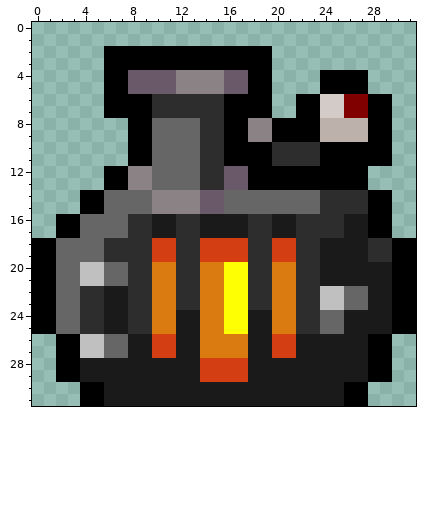
One commit to this pixel-art sprite: public/images/ui/inventory/inv_smelter.png. Above, as it was before the edit.
The file is 32x32 pixels. Colours within 5 levels of each other are drawn and written as one.
After:
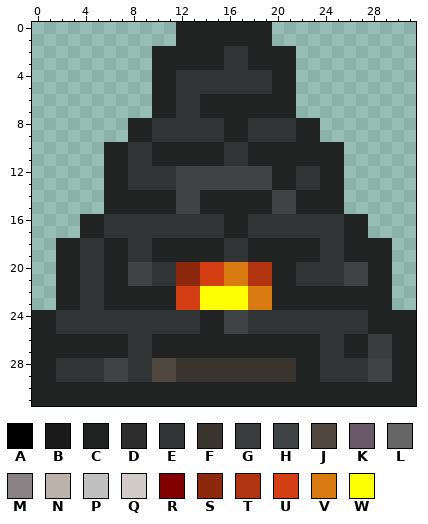
Palette (. is transparent): A #000000  B #1a1a1a  C #212222  D #2d2d2d  E #303434  F #39342e  G #3a3d3d  H #404343  J #50483f  K #6a5969  L #666666  M #8b8286  N #bdb1ab  P #c0c0c0  Q #d3cbc7  R #800000  S #8c290c  T #b0340f  U #d33e12  V #da7b12  W #ffff04
From old to new:
@@ x 0..31 @@
- 0 ................................
- 1 ................................
- 2 ......AAAAAAAAAAAAAA............
- 3 ......AAAAAAAAAAAAAA............
- 4 ......AAKKKKMMMMKKAA....AAAA....
- 5 ......AAKKKKMMMMKKAA....AAAA....
- 6 ......AAAADDDDDDAAAA..AAQQRRAA..
- 7 ......AAAADDDDDDAAAA..AAQQRRAA..
- 8 ........AALLLLDDAAMMAAAANNNNAA..
- 9 ........AALLLLDDAAMMAAAANNNNAA..
-10 ........AALLLLDDAAAADDDDAAAAAA..
-11 ........AALLLLDDAAAADDDDAAAAAA..
-12 ......AAMMLLLLDDKKAAAAAAAAAA....
-13 ......AAMMLLLLDDKKAAAAAAAAAA....
-14 ....AALLLLMMMMKKLLLLLLLLDDDDAA..
-15 ....AALLLLMMMMKKLLLLLLLLDDDDAA..
-16 ..AALLLLDDBBDDBBBBDDBBDDDDBBAA..
-17 ..AALLLLDDBBDDBBBBDDBBDDDDBBAA..
-18 AALLLLDDDDUUDDUUUUDDUUDDBBBBDDAA
-19 AALLLLDDDDUUDDUUUUDDUUDDBBBBDDAA
-20 AALLPPLLDDVVDDVVWWDDVVDDBBBBBBAA
-21 AALLPPLLDDVVDDVVWWDDVVDDBBBBBBAA
-22 AALLDDBBDDVVDDVVWWDDVVDDPPLLBBAA
-23 AALLDDBBDDVVDDVVWWDDVVDDPPLLBBAA
-24 AALLDDBBDDVVBBVVWWBBVVDDLLBBBBAA
-25 AALLDDBBDDVVBBVVWWBBVVDDLLBBBBAA
-26 ..AAPPLLBBUUBBVVVVBBUUBBBBBBAA..
-27 ..AAPPLLBBUUBBVVVVBBUUBBBBBBAA..
-28 ..AABBBBBBBBBBUUUUBBBBBBBBBBAA..
-29 ..AABBBBBBBBBBUUUUBBBBBBBBBBAA..
-30 ....AABBBBBBBBBBBBBBBBBBBBAA....
-31 ....AABBBBBBBBBBBBBBBBBBBBAA....
+ 0 ............CCCCCCCC............
+ 1 ............CCCCCCCC............
+ 2 ..........CCCCCCEECCCC..........
+ 3 ..........CCCCCCEECCCC..........
+ 4 ..........CCEEEEEEEECC..........
+ 5 ..........CCEEEEEEEECC..........
+ 6 ..........CCEECCCCCCCC..........
+ 7 ..........CCEECCCCCCCC..........
+ 8 ........CCEEEEEECCEEEECC........
+ 9 ........CCEEEEEECCEEEECC........
+10 ......CCEECCCCCCEECCCCCCCC......
+11 ......CCEECCCCCCEECCCCCCCC......
+12 ......CCEEEEHHHHHHHHCCEECC......
+13 ......CCEEEEHHHHHHHHCCEECC......
+14 ......CCCCCCHHCCCCCCHHCCCC......
+15 ......CCCCCCHHCCCCCCHHCCCC......
+16 ....CCEEEEEEEEEECCEEEEEEEECC....
+17 ....CCEEEEEEEEEECCEEEEEEEECC....
+18 ..CCEECCEECCCCCCEECCCCCCEECCCC..
+19 ..CCEECCEECCCCCCEECCCCCCEECCCC..
+20 ..CCEECCHHEESSUUVVTTCCEEEEHHCC..
+21 ..CCEECCHHEESSUUVVTTCCEEEEHHCC..
+22 ..CCEECCCCCCUUWWWWVVCCCCCCCCCC..
+23 ..CCEECCCCCCUUWWWWVVCCCCCCCCCC..
+24 CCEEEEEEEEEEEECCHHEEEEEEEEEECCCC
+25 CCEEEEEEEEEEEECCHHEEEEEEEEEECCCC
+26 CCCCCCCCEECCCCCCCCCCCCCCEECCGGCC
+27 CCCCCCCCEECCCCCCCCCCCCCCEECCGGCC
+28 CCEEEEHHEEJJFFFFFFFFFFCCEEEEHHCC
+29 CCEEEEHHEEJJFFFFFFFFFFCCEEEEHHCC
+30 CCCCCCCCCCCCCCCCCCCCCCCCCCCCCCCC
+31 CCCCCCCCCCCCCCCCCCCCCCCCCCCCCCCC
Boxes around the changes in both pictures, in picture pixels (x1, y1, x2, y2):
changed: (32, 22, 416, 406)
